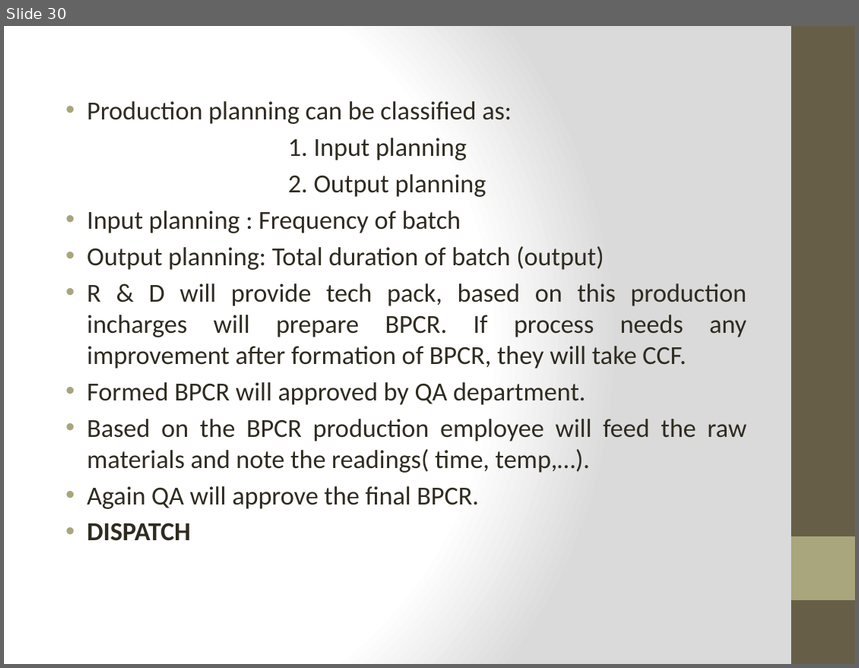
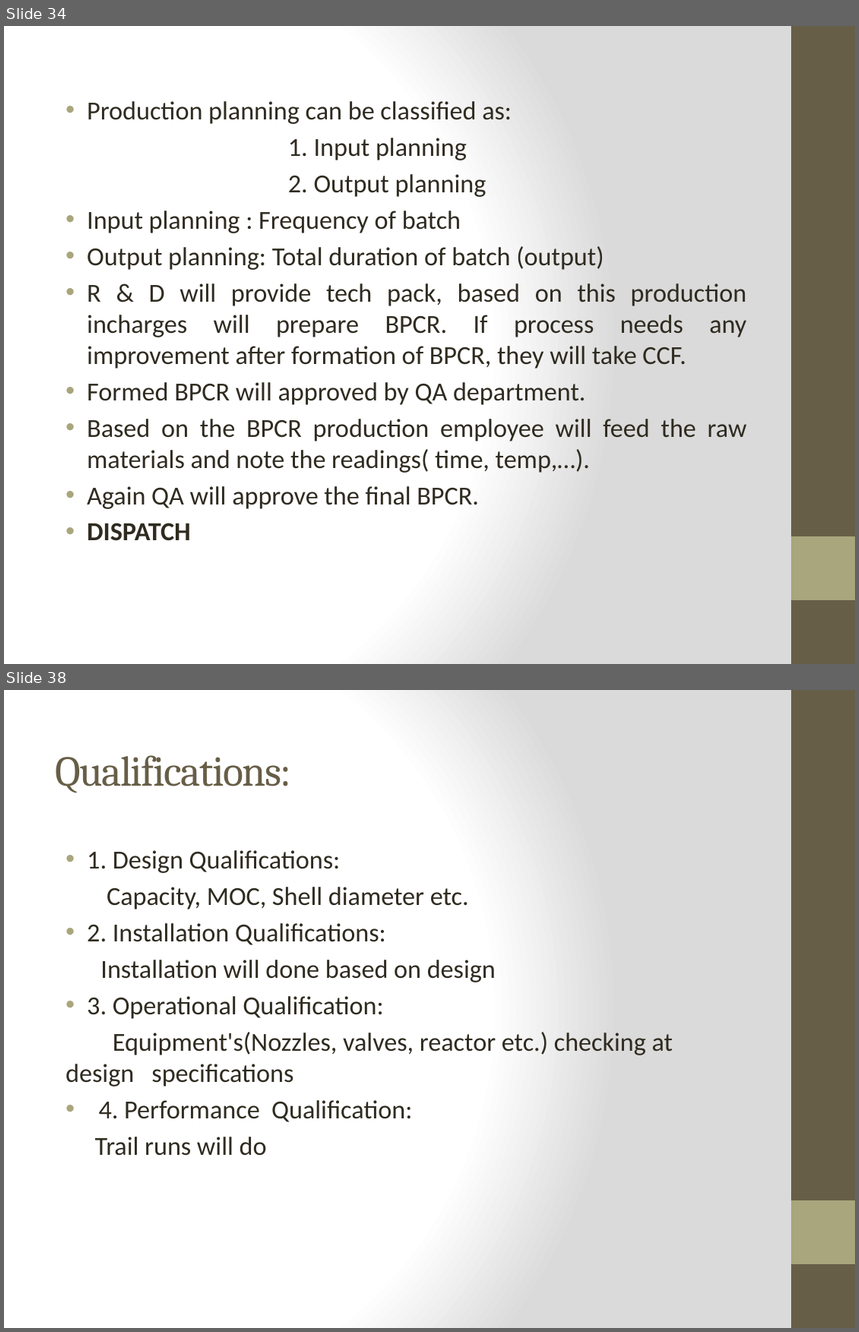
Before and after one commit to sivaiahnaidu/datasciencecoursera, a slide deck: internship ppt.pptx. Shown one above the other, each under a label of ours: slide 30 before the commit, slides 34 and 38 after it; the slides between them are not shown. The pictures are 859x668 and 859x1332 pixels, drawn with LibreOffice and Linux fonts; fonts in the diff are those of the drawing. Boxes give left, top, right and bottom in pixels: in the first picture for what was removed or moved away, otherwise in the second. Text is boxed around its words. In the diff, an @@ line names an element or a change of style, - is before the commit and + after.

```diff
--- a/internship ppt.pptx
+++ b/internship ppt.pptx
@@ slide 38 added at bbox=[4, 690, 855, 1328], background gradient #FFFFFF to #DADADA; not listed: 2 template elements that a slide beside it also shows @@
@@ title added at bbox=[55, 755, 291, 793], 36 pt, text #675E47 @@
+Qualifications:
@@ text added at bbox=[66, 850, 673, 1156], 22 pt, text #2F2B20 @@
+• 1. Design Qualifications:
+Capacity, MOC, Shell diameter etc.
+• 2. Installation Qualifications:
+Installation will done based on design
+• 3. Operational Qualification:
+Equipment's(Nozzles, valves, reactor etc.) checking at design specifications
+• 4. Performance Qualification:
+Trail runs will do
@@ what was slide 30 is now slide 34 @@
```
Also in this commit, not shown: 4 slides changed, 11 other slides added, 3 slides removed, 2 other files.
